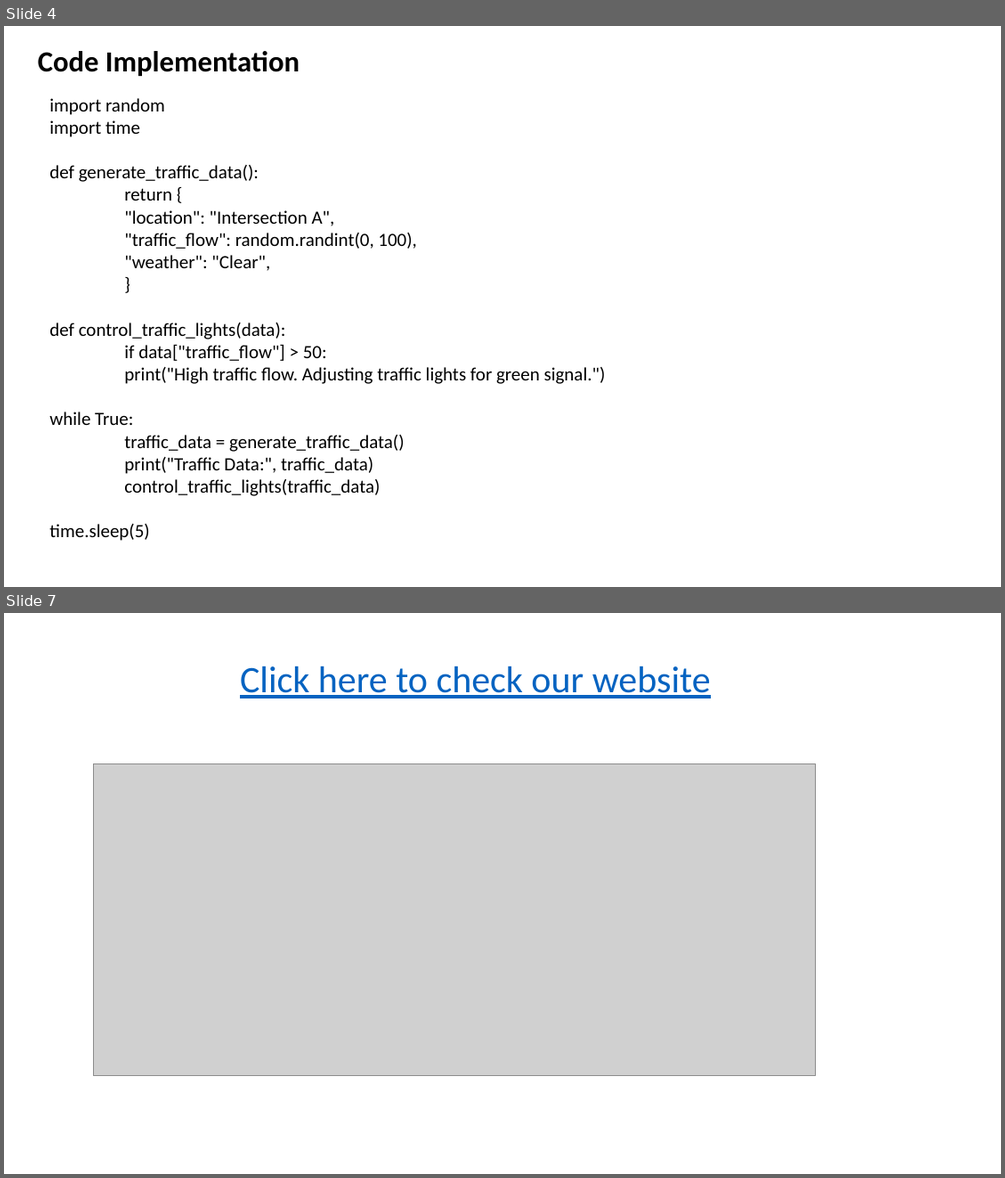
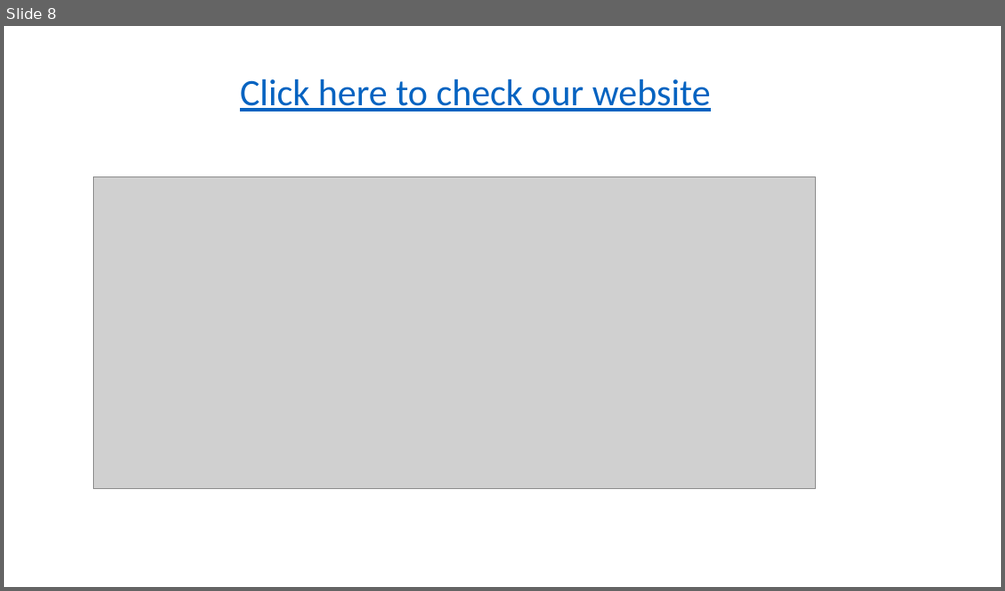
Before and after one commit to Mahesh-D2004/Traffic-management, a slide deck: Traffic management phase 4.pptx. Shown one above the other, each under a label of ours: slides 4 and 7 before the commit, slide 8 after it; the slides between them are not shown. The pictures are 1005x1178 and 1005x591 pixels, drawn with LibreOffice and Linux fonts; fonts in the diff are those of the drawing; grey boxes stand for pictures. Boxes give left, top, right and bottom in pixels: in the first picture for what was removed or moved away, otherwise in the second. Text is boxed around its words. In the diff, an @@ line names an element or a change of style, - is before the commit and + after.

```diff
--- a/Traffic management phase 4.pptx
+++ b/Traffic management phase 4.pptx
@@ slide 4 removed at (4,26,1001,587), background #FFFFFF @@
@@ text removed at (38,51,299,76) @@
-Code Implementation
@@ text removed at (49,98,606,540) @@
-import random
-import time
-def generate_traffic_data():
-return {
-"location": "Intersection A",
-"traffic_flow": random.randint(0, 100),
-"weather": "Clear",
-}
-def control_traffic_lights(data):
-if data["traffic_flow"] > 50:
-print("High traffic flow. Adjusting traffic lights for green signal.")
-while True:
-traffic_data = generate_traffic_data()
-print("Traffic Data:", traffic_data)
-control_traffic_lights(traffic_data)
-time.sleep(5)
@@ what was slide 7 is now slide 8 @@
```
Also in this commit, not shown: 1 slide changed, 5 slides added, 3 other slides removed.
